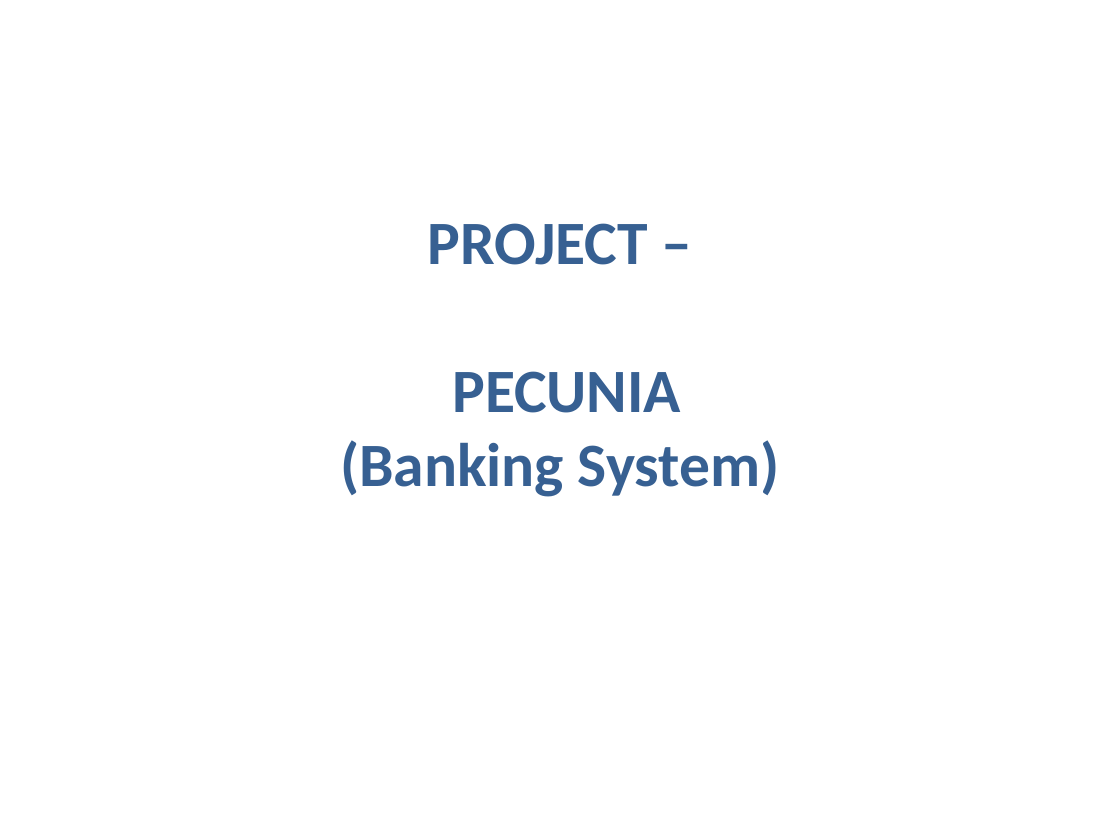
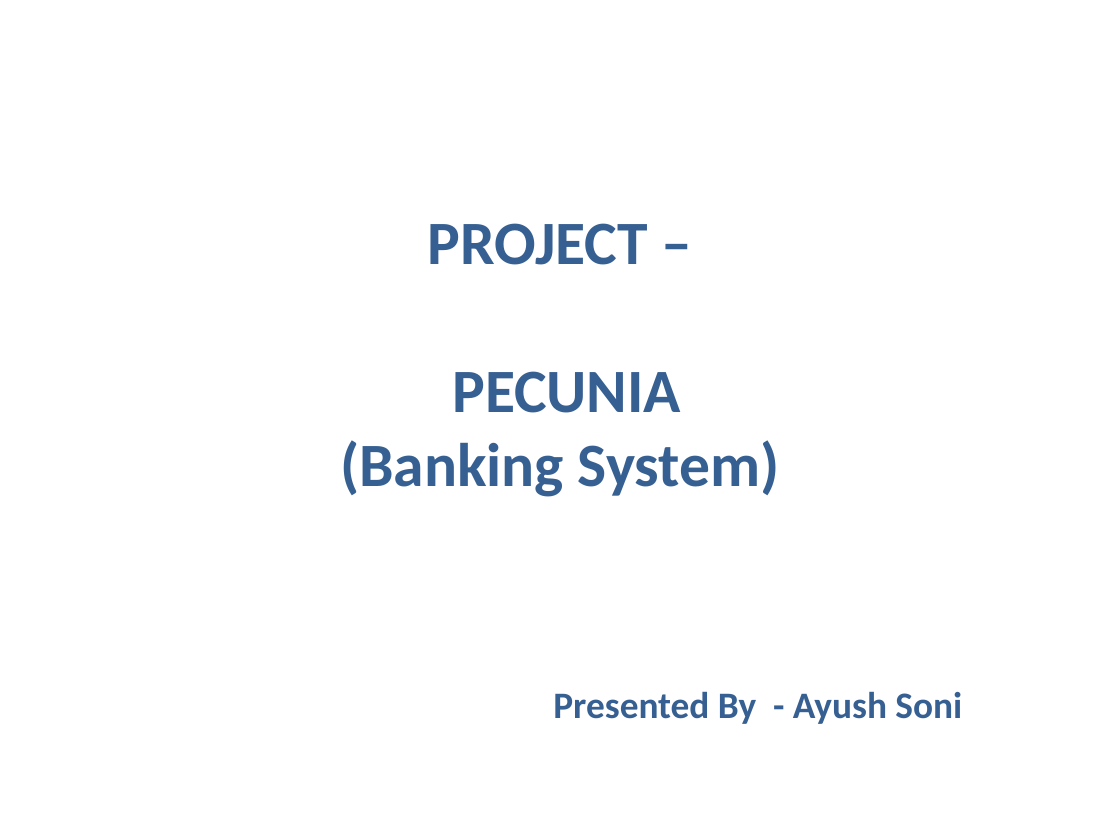
Before and after one commit to SamanwayCapg/Pecunia_codes, a slide deck: slide 1 of Presentation Ayush.pptx. Drawn at 1120x840 pixels with LibreOffice and Linux fonts; fonts in the diff are those of the drawing. Boxes give left, top, right and bottom in pixels: in the first picture for what was removed or moved away, otherwise in the second. Text is boxed around its words. In the diff, an @@ line names an element or a change of style, - is before the commit and + after.

```diff
--- a/Presentation Ayush.pptx
+++ b/Presentation Ayush.pptx
@@ text added at (553, 691, 962, 724), 24 pt, text #376092, bold @@
+Presented By - Ayush Soni
```
Also in this commit, not shown: 1 other slide changed, 1 other file.
